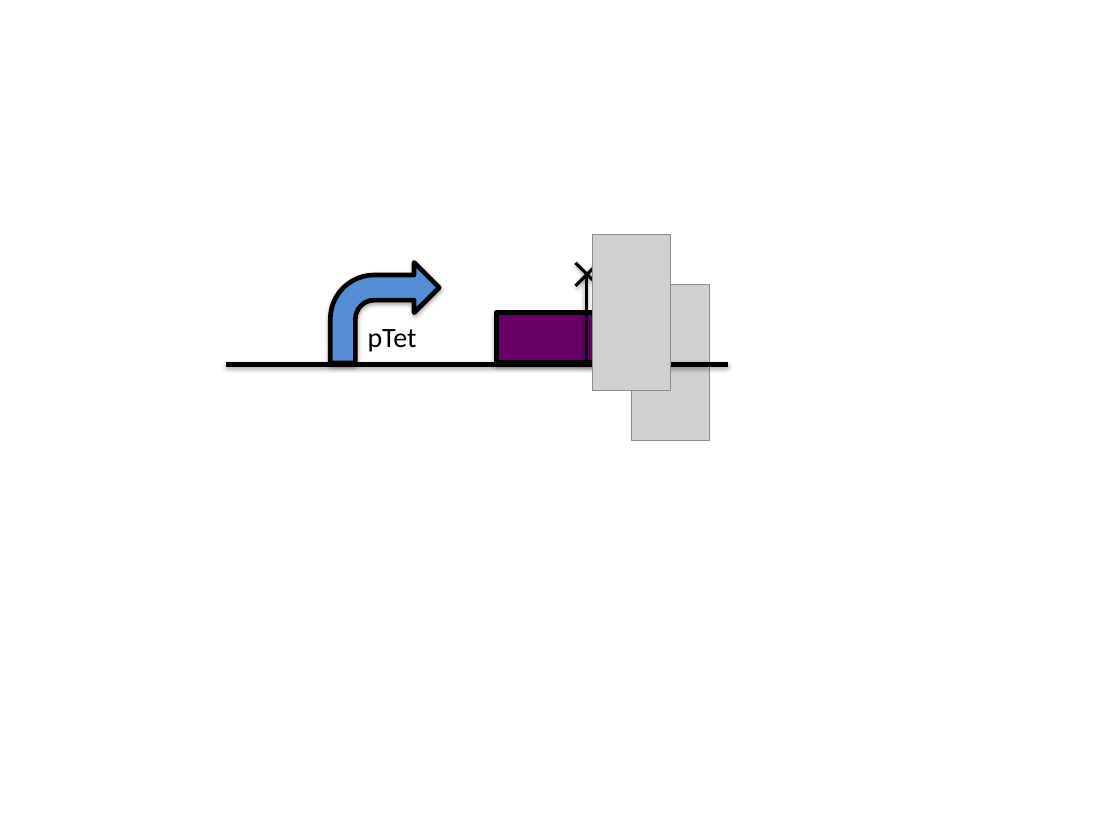
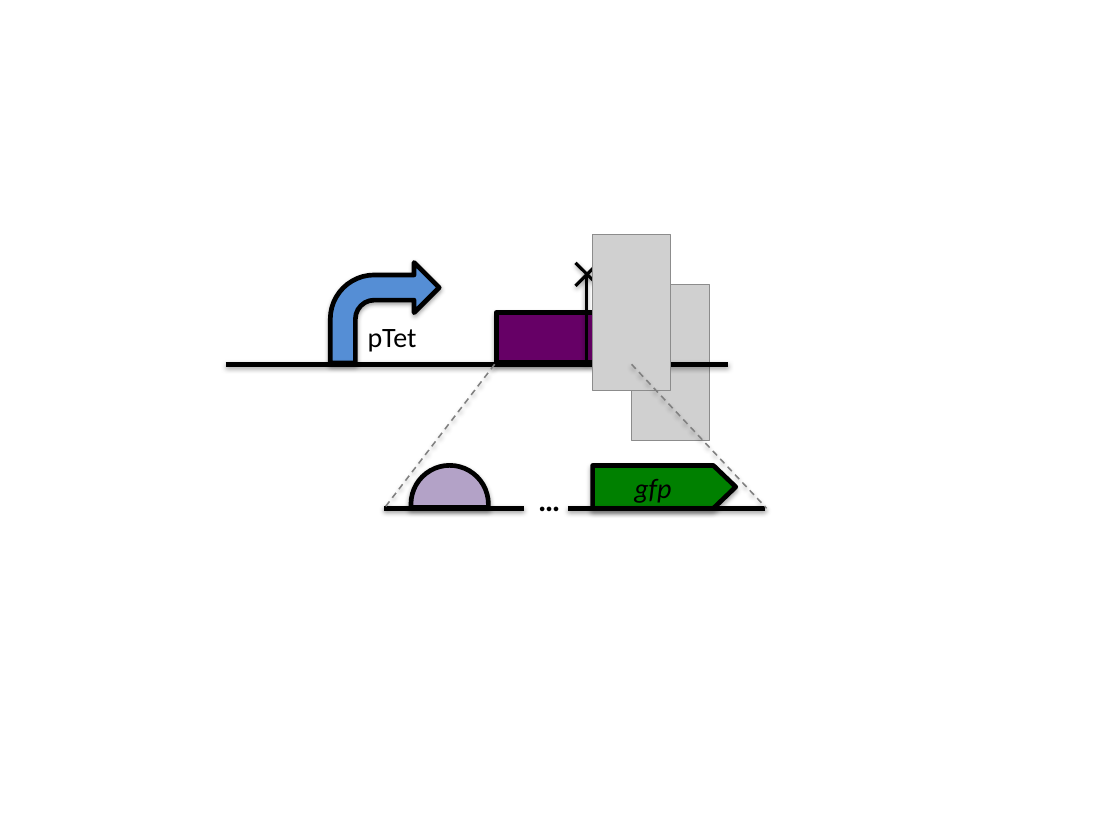
Before and after one commit to SynBioDex/SBOL-visual, a slide deck: slide 8 of specification/imgsrc/examples.pptx. Drawn at 1120x840 pixels with LibreOffice and Linux fonts; fonts in the diff are those of the drawing; grey boxes stand for pictures. Boxes give left, top, right and bottom in pixels: in the first picture for what was removed or moved away, otherwise in the second. Text is boxed around its words. In the diff, an @@ line names an element or a change of style, - is before the commit and + after.

```diff
--- a/specification/imgsrc/examples.pptx
+++ b/specification/imgsrc/examples.pptx
@@ line added from (495, 364) to (384, 508), #808080 1 pt dashed @@
@@ line added from (632, 364) to (767, 508), #808080 1 pt dashed @@
@@ chord (boxed as its full ellipse) added at [411,466,488,543], fill #B3A2C7, outline #000000 3 pt @@
@@ text added at [528,475,572,524], 20 pt, text #000000, bold @@
+…
@@ right arrow added at [592,466,736,508], fill #008000, outline #000000 3 pt, 18 pt, text #000000, italic @@
+gfp
@@ line added from (384, 508) to (524, 508), #000000 3 pt @@
@@ line added from (568, 508) to (765, 508), #000000 3 pt @@
```
Also in this commit, not shown: 1 slide added, 5 other files.
